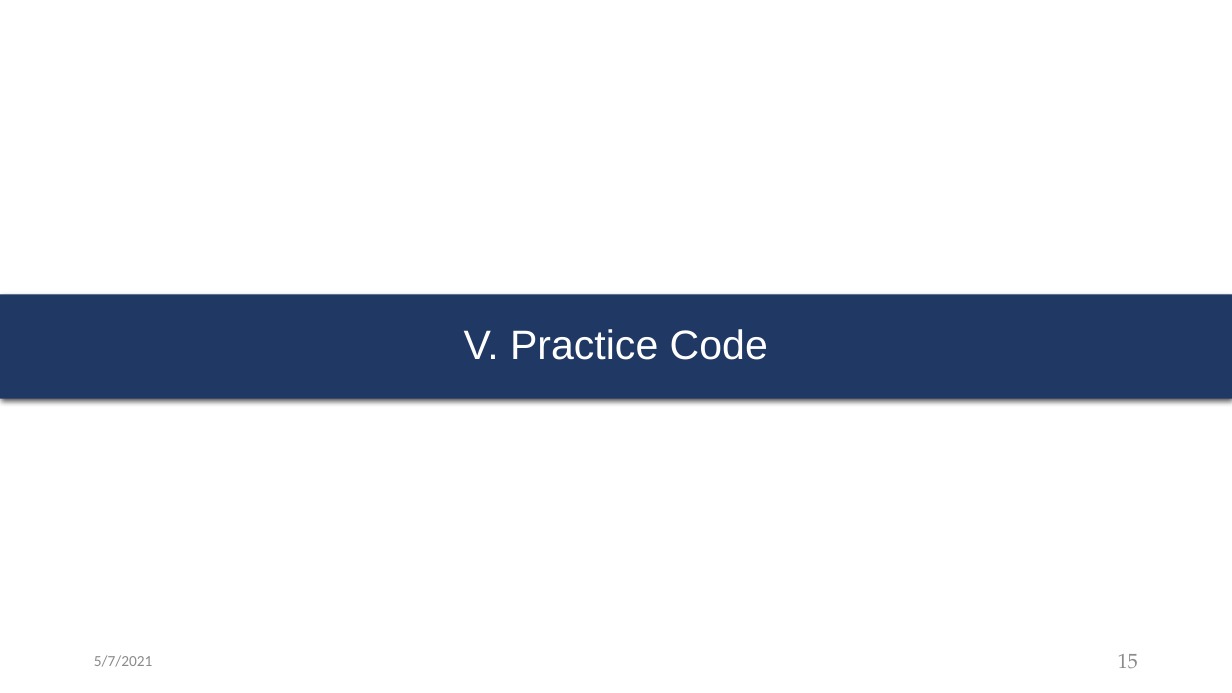
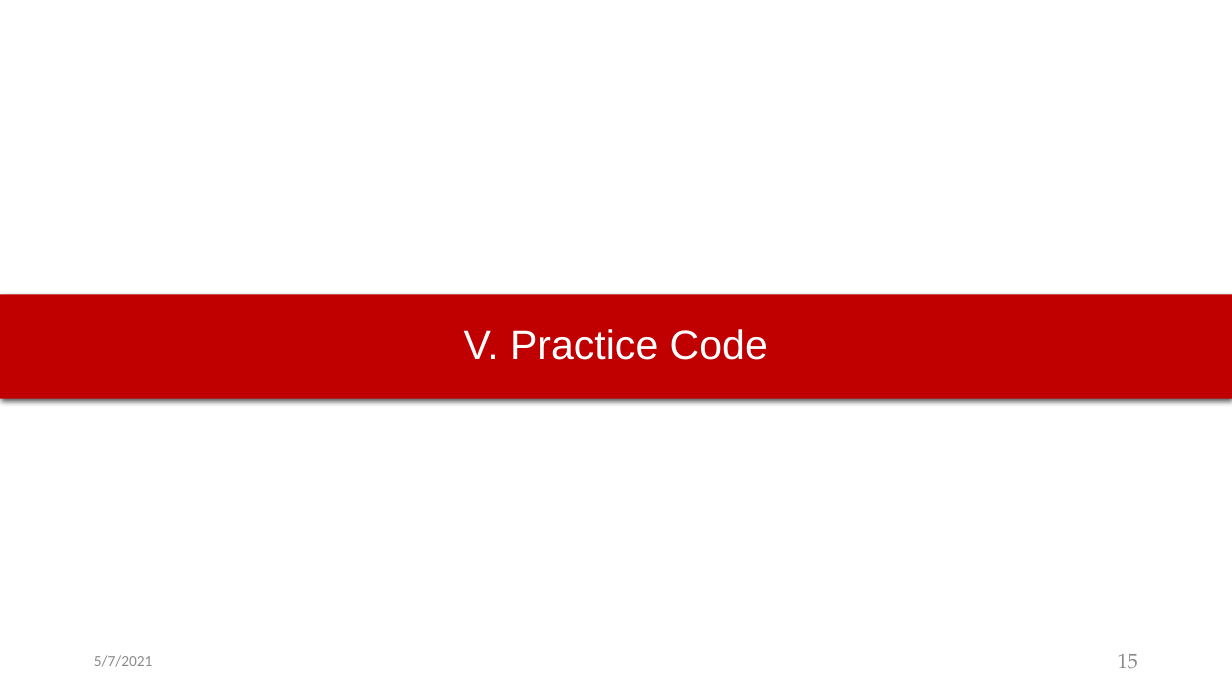
Before and after one commit to Thai-VuDuc169/DenoisingImage, a slide deck: slide 15 of PracticePythonCode/WeeklyPractice_Thai_v1.pptx. Drawn at 1232x693 pixels with LibreOffice and Linux fonts; fonts in the diff are those of the drawing. Boxes give left, top, right and bottom in pixels: in the first picture for what was removed or moved away, otherwise in the second. Text is boxed around its words. In the diff, an @@ line names an element or a change of style, - is before the commit and + after.

```diff
--- a/PracticePythonCode/WeeklyPractice_Thai_v1.pptx
+++ b/PracticePythonCode/WeeklyPractice_Thai_v1.pptx
@@ title "V. Practice Code" at (x1=0, y1=294, x2=1232, y2=398): fill #203864 to #C00000 @@
```
Also in this commit, not shown: 7 other slides changed, 5 other files.
